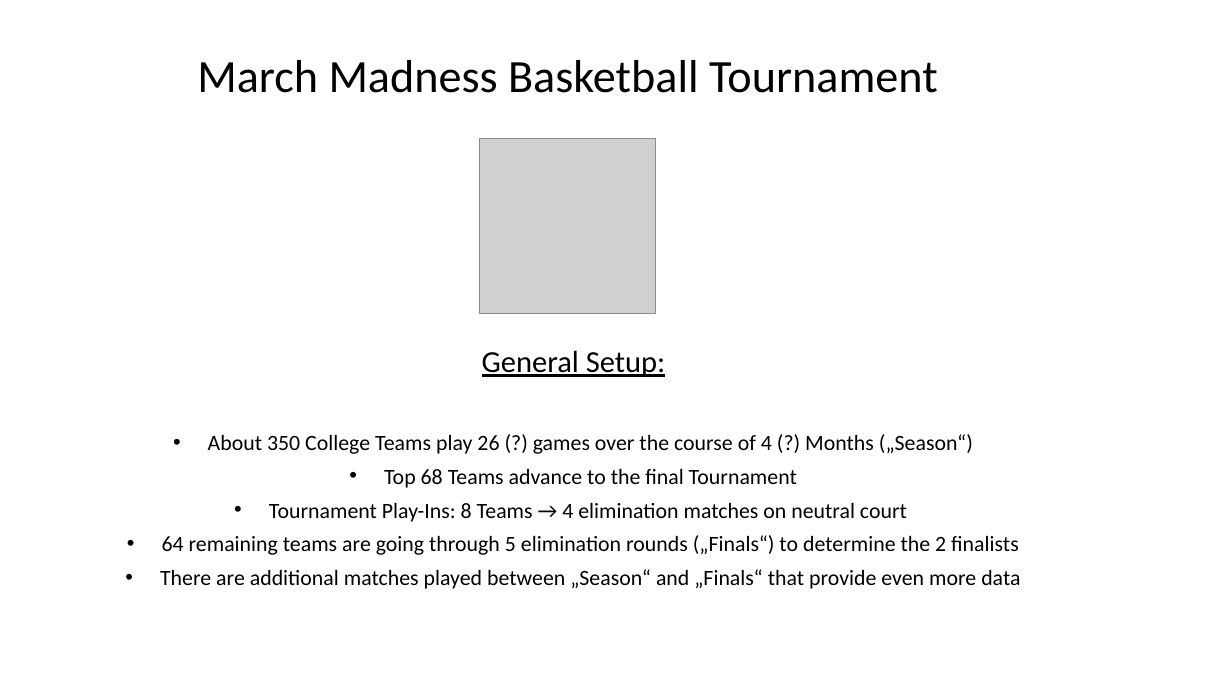
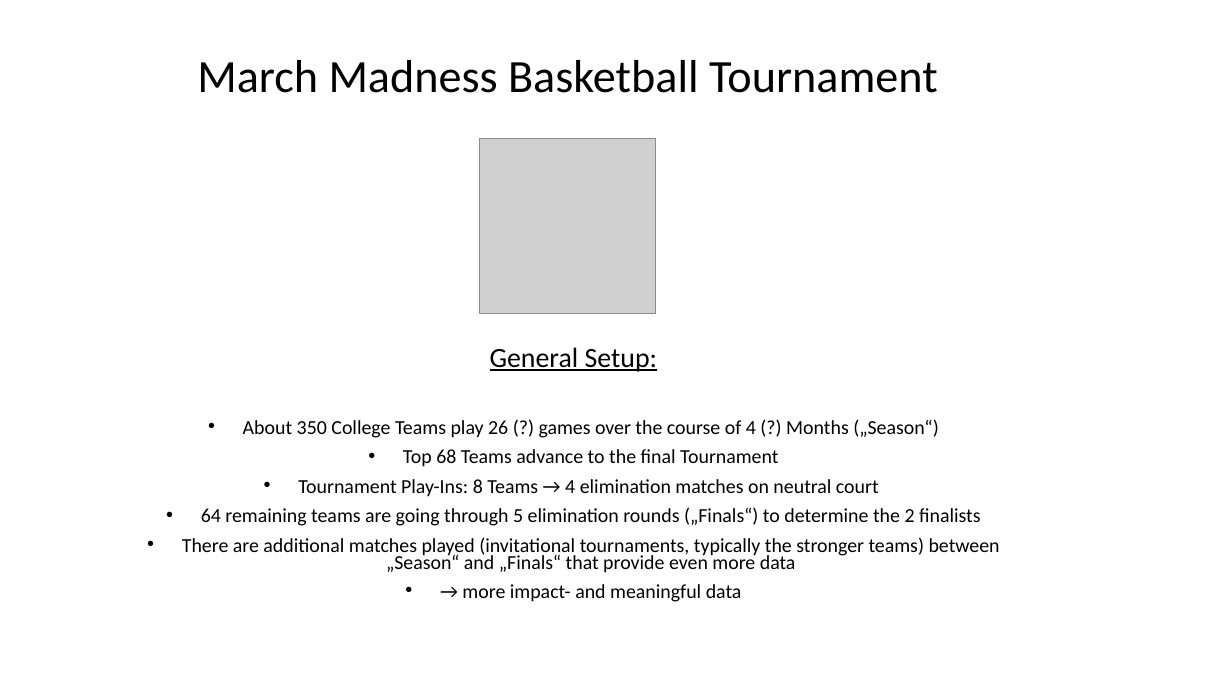
Before and after one commit to ozgunhaznedar/march_madness, a slide deck: slide 1 of March Madness Basketball Tournament.pptx. Drawn at 1232x693 pixels with LibreOffice and Linux fonts; fonts in the diff are those of the drawing; grey boxes stand for pictures. Boxes give left, top, right and bottom in pixels: in the first picture for what was removed or moved away, otherwise in the second. Text is boxed around its words. In the diff, an @@ line names an element or a change of style, - is before the commit and + after.

Commit message:
updated Slides

```diff
--- a/March Madness Basketball Tournament.pptx
+++ b/March Madness Basketball Tournament.pptx
@@ subtitle at <box>201,347,981,526</box>: size 23.8 to 21.7 pt in "General Setup:"; size 17 to 15.5 pt in "About 350 College Teams play 26 (?) ...", "Top 68 Teams advance to the final ...", "Tournament Play-Ins: 8 Teams → 4 elimination ...", "64 remaining teams are going through 5 ..."; line spacing 0.8 to 0.7 @@
@@ subtitle at <box>182,537,1000,602</box>: text changed; size 17 to 15.5 pt @@
-• There are additional matches played between „Season“ and „Finals“ that provide even more data
+• There are additional matches played (invitational tournaments, typically the stronger teams) between „Season“ and „Finals“ that provide even more data
+• → more impact- and meaningful data
```
Also in this commit, not shown: 1 other slide changed.
